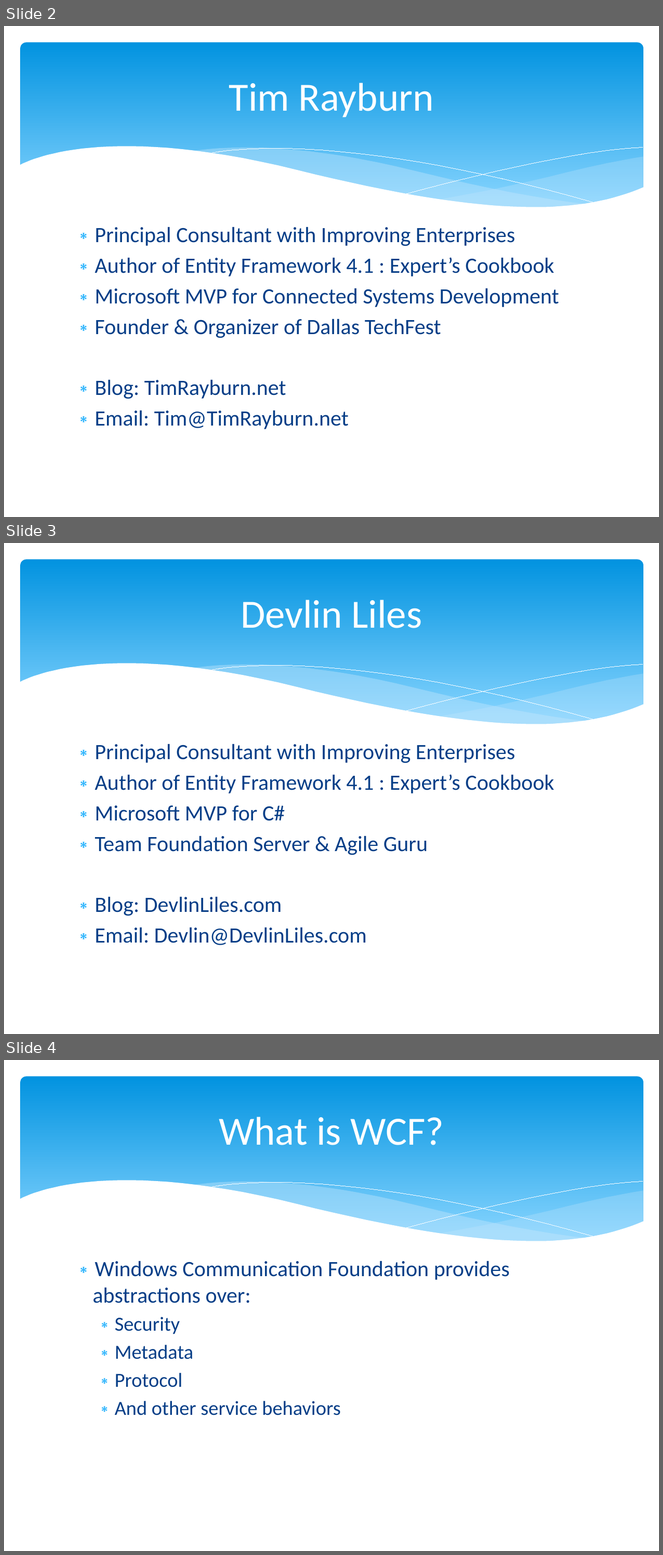
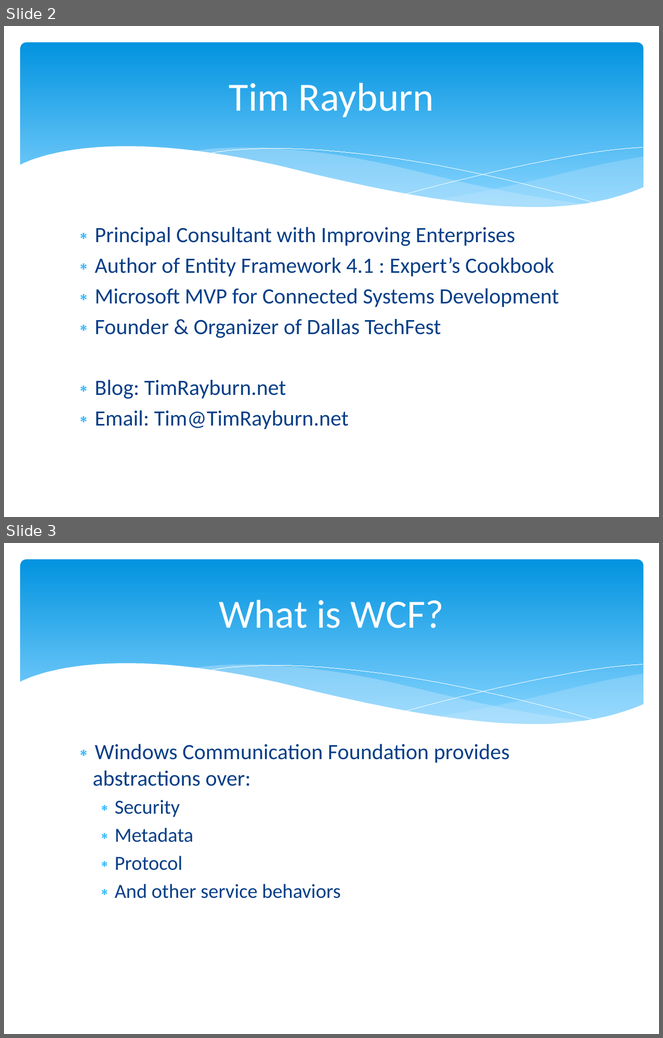
Before and after one commit to trayburn/Presentations.WcfTopics, a slide deck: Designing WCF Services.pptx. Shown one above the other, each under a label of ours: slides 2, 3 and 4 before the commit, slides 2 and 3 after it. The pictures are 663x1555 and 663x1038 pixels, drawn with LibreOffice and Linux fonts; fonts in the diff are those of the drawing; background and template pictures are left out. Boxes give left, top, right and bottom in pixels: in the first picture for what was removed or moved away, otherwise in the second. Text is boxed around its words. In the diff, an @@ line names an element or a change of style, - is before the commit and + after.

Commit message:
Updating Deck

```diff
--- a/Designing WCF Services.pptx
+++ b/Designing WCF Services.pptx
@@ slide 3 removed at <box>4,543,659,1034</box>, background #FFFFFF; not listed: 6 template elements that a slide beside it also shows @@
@@ title removed at <box>241,600,422,628</box> @@
-Devlin Liles
@@ text removed at <box>95,744,554,945</box> @@
-∗ Principal Consultant with Improving Enterprises
-∗ Author of Entity Framework 4.1 : Expert’s Cookbook
-∗ Microsoft MVP for C#
-∗ Team Foundation Server & Agile Guru
-∗ Blog: DevlinLiles.com
-∗ Email: Devlin@DevlinLiles.com
@@ what was slide 4 is now slide 3 @@
```
Also in this commit, not shown: 2 other slides removed.
